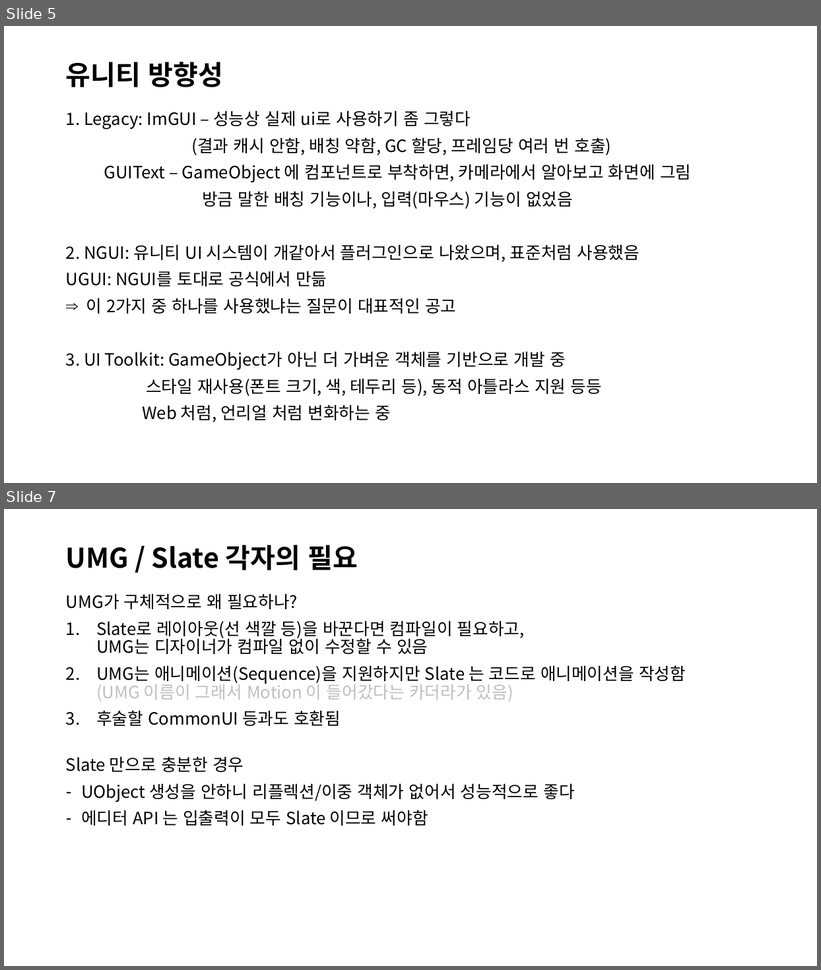
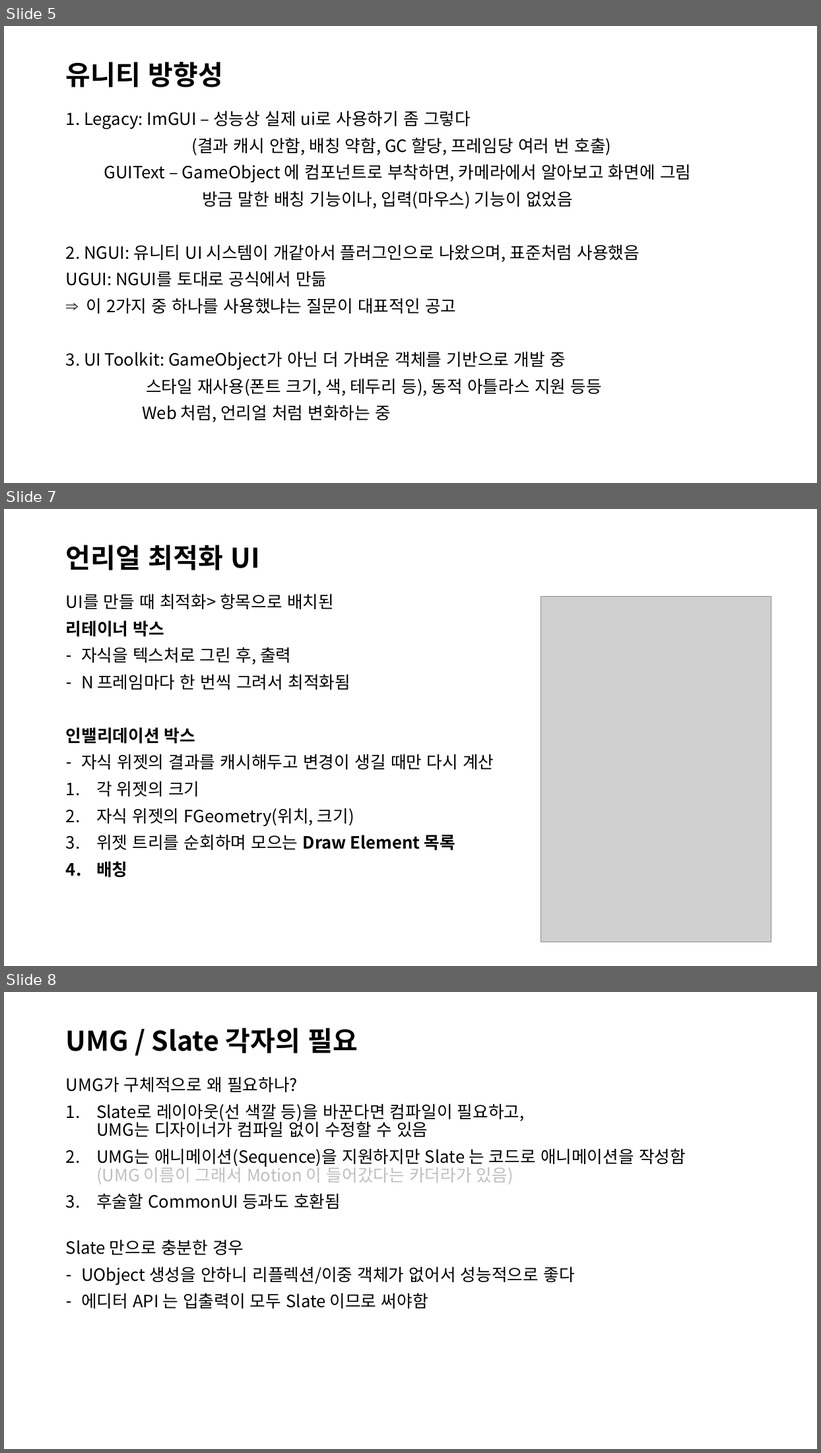
Before and after one commit to kimgaejin/CodeReview, a slide deck: #presentations/010_kimgaejin_UGUIUMG.pptx. Shown one above the other, each under a label of ours: slides 5 and 7 before the commit, slides 5, 7 and 8 after it; the slides between them are not shown. The pictures are 821x970 and 821x1453 pixels, drawn with LibreOffice and Linux fonts; fonts in the diff are those of the drawing; grey boxes stand for pictures. Boxes give left, top, right and bottom in pixels: in the first picture for what was removed or moved away, otherwise in the second. Text is boxed around its words. In the diff, an @@ line names an element or a change of style, - is before the commit and + after.

```diff
--- a/#presentations/010_kimgaejin_UGUIUMG.pptx
+++ b/#presentations/010_kimgaejin_UGUIUMG.pptx
@@ slide 7 added at [4,509,817,966], background #FFFFFF @@
@@ title added at [66,545,260,570], 32 pt, text #000000, bold @@
+언리얼 최적화 UI
@@ text added at [66,593,494,878], 20 pt, text #000000 @@
+UI를 만들 때 최적화> 항목으로 배치된
+리테이너 박스
+– 자식을 텍스처로 그린 후, 출력
+– N 프레임마다 한 번씩 그려서 최적화됨
+인밸리데이션 박스
+– 자식 위젯의 결과를 캐시해두고 변경이 생길 때만 다시 계산
+1. 각 위젯의 크기
+2. 자식 위젯의 FGeometry(위치, 크기)
+3. 위젯 트리를 순회하며 모으는 Draw Element 목록
+4. 배칭
@@ picture added at [541,596,772,942] @@
@@ what was slide 7 is now slide 8 @@
```
Also in this commit, not shown: 2 slides changed.
